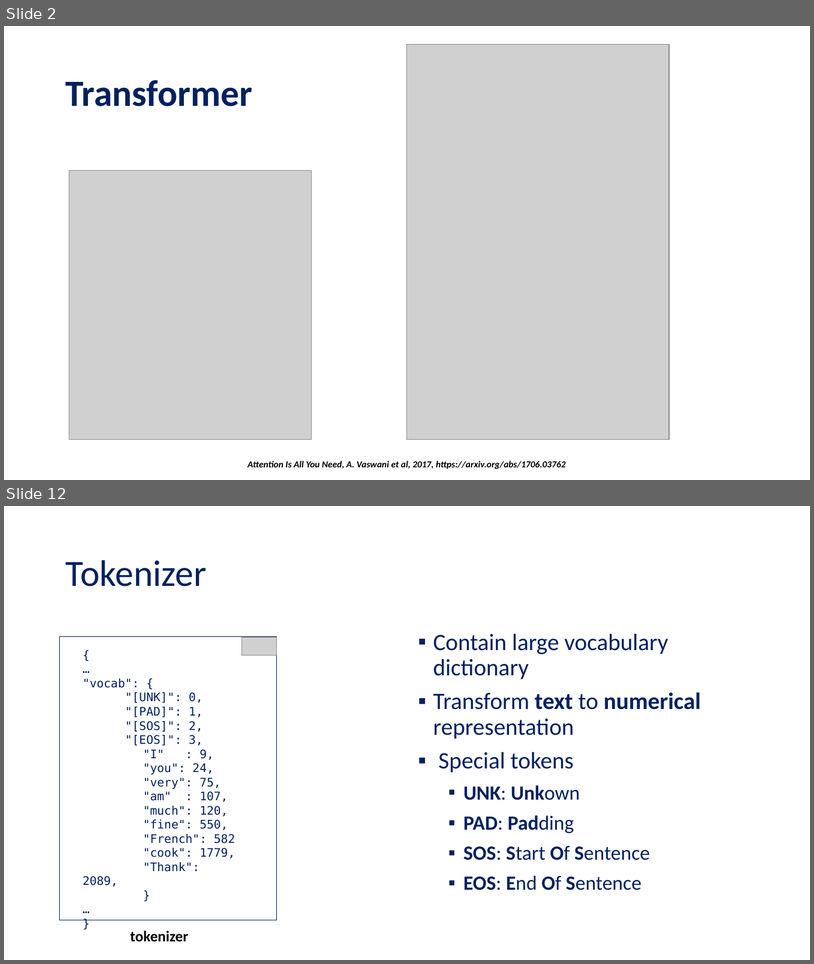
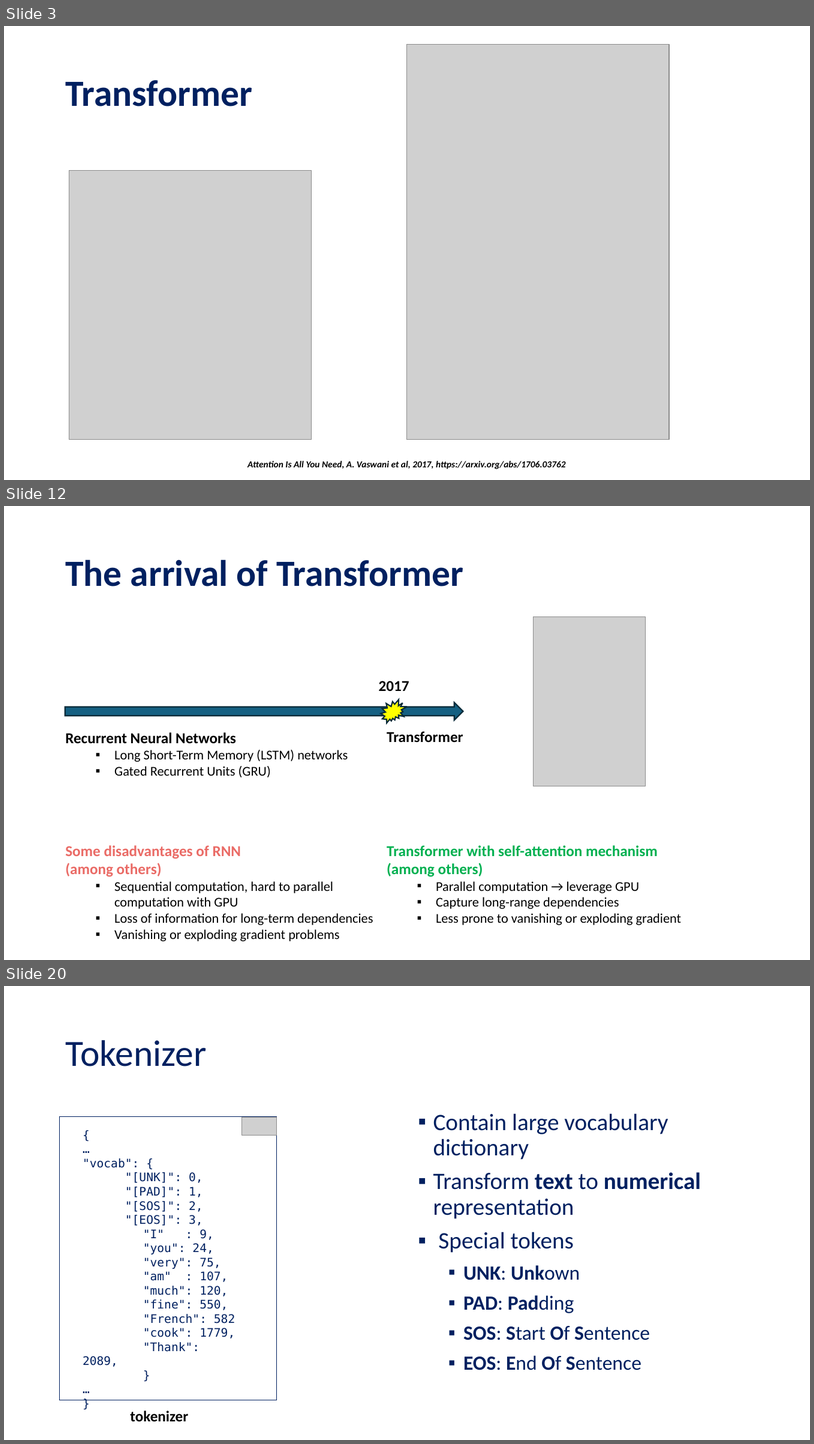
Before and after one commit to tanquangduong/transformer-pt, a slide deck: presentation/Introduction to Transformer.pptx. Shown one above the other, each under a label of ours: slides 2 and 12 before the commit, slides 3, 12 and 20 after it; the slides between them are not shown. The pictures are 814x964 and 814x1444 pixels, drawn with LibreOffice and Linux fonts; fonts in the diff are those of the drawing; grey boxes stand for pictures. Boxes give left, top, right and bottom in pixels: in the first picture for what was removed or moved away, otherwise in the second. Text is boxed around its words. In the diff, an @@ line names an element or a change of style, - is before the commit and + after.

```diff
--- a/presentation/Introduction to Transformer.pptx
+++ b/presentation/Introduction to Transformer.pptx
@@ slide 12 added at <box>4,506,810,960</box>, background #FFFFFF @@
@@ title added at <box>65,559,464,586</box>, 44 pt, text #002060, bold @@
+The arrival of Transformer
@@ picture added at <box>534,617,646,786</box> @@
@@ text added at <box>379,681,410,691</box>, 18 pt, text #000000, bold @@
+2017
@@ right arrow added at <box>65,703,463,720</box>, fill #156082, outline #092A39 1.5 pt @@
@@ irregular seal added at <box>381,700,407,723</box>, fill #FFFF00, outline #092A39 1.5 pt @@
@@ text added at <box>65,732,348,777</box>, 16 pt, text #000000 @@
+Recurrent Neural Networks
+  ▪ Long Short-Term Memory (LSTM) networks
+  ▪ Gated Recurrent Units (GRU)
@@ text added at <box>387,731,464,742</box>, 18 pt, text #000000, bold @@
+Transformer
@@ text added at <box>65,845,373,941</box>, 16 pt, text #000000 @@
+Some disadvantages of RNN
+(among others)
+  ▪ Sequential computation, hard to parallel computation with GPU
+  ▪ Loss of information for long-term dependencies
+  ▪ Vanishing or exploding gradient problems
@@ text added at <box>387,845,681,925</box>, 16 pt, text #000000 @@
+Transformer with self-attention mechanism
+(among others)
+  ▪ Parallel computation → leverage GPU
+  ▪ Capture long-range dependencies
+  ▪ Less prone to vanishing or exploding gradient
@@ what was slide 2 is now slide 3 @@
@@ what was slide 12 is now slide 20 @@
```
Also in this commit, not shown: 9 slides changed, 8 other slides added, 2 other files.
